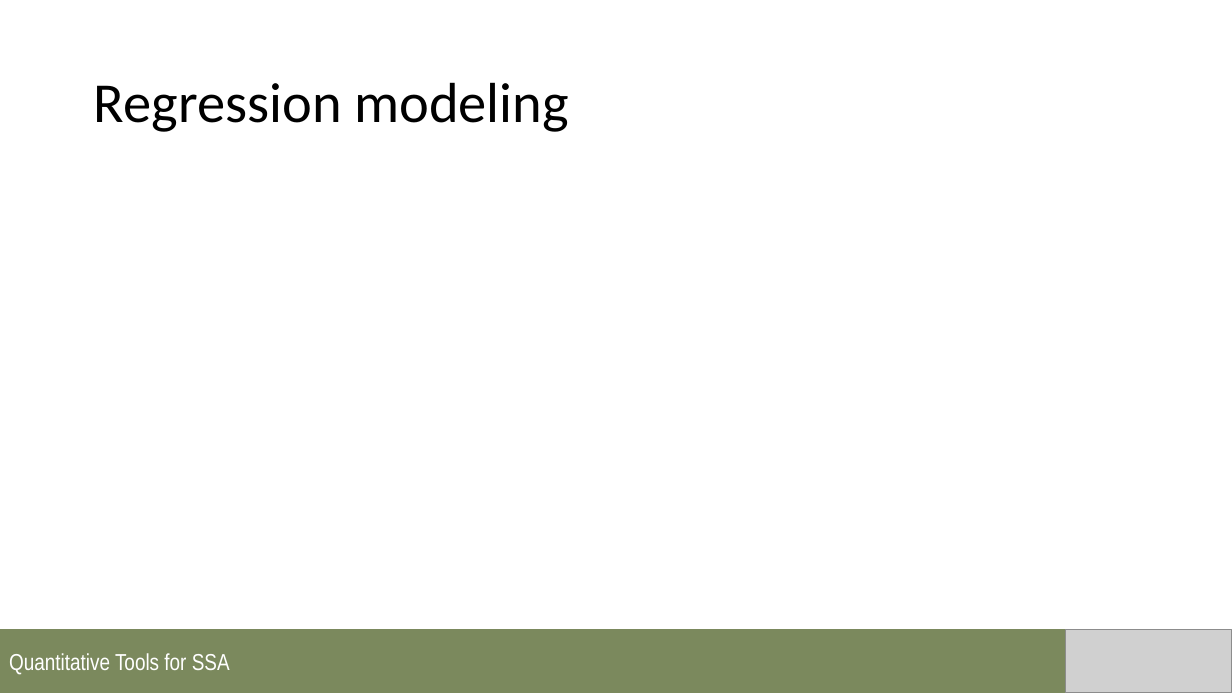
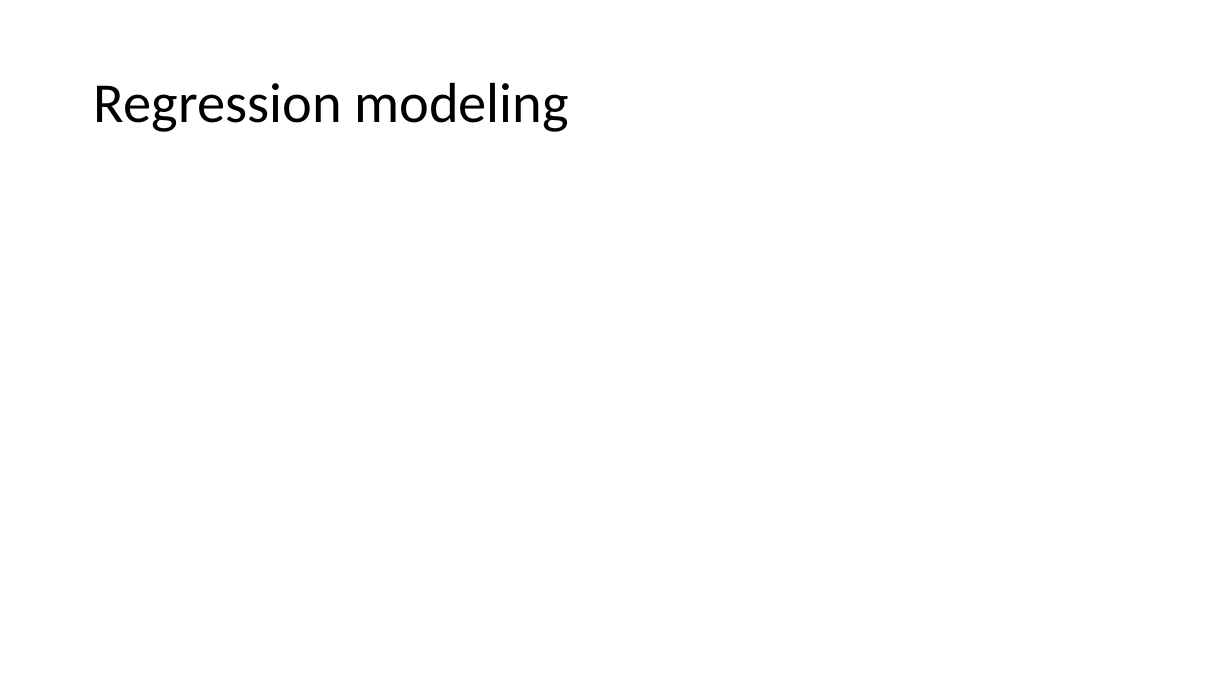
Before and after one commit to annamtucker/ssa-200, a slide deck: slide 10 of static/lectures/SSA_Lecture2_QualitativeData.pptx (slide 9 before the commit). Drawn at 1232x693 pixels with LibreOffice and Linux fonts; fonts in the diff are those of the drawing; grey boxes stand for pictures; background and template pictures are left out. Boxes give left, top, right and bottom in pixels: in the first picture for what was removed or moved away, otherwise in the second. Text is boxed around its words. In the diff, an @@ line names an element or a change of style, - is before the commit and + after.

```diff
--- a/static/lectures/SSA_Lecture2_QualitativeData.pptx
+++ b/static/lectures/SSA_Lecture2_QualitativeData.pptx
@@ rectangle removed at (0,629,1232,693) @@
-Quantitative Tools for SSA
@@ picture removed at (1067,629,1232,693) @@
```
Also in this commit, not shown: 12 other slides changed, 3 slides added, 2 other files.
